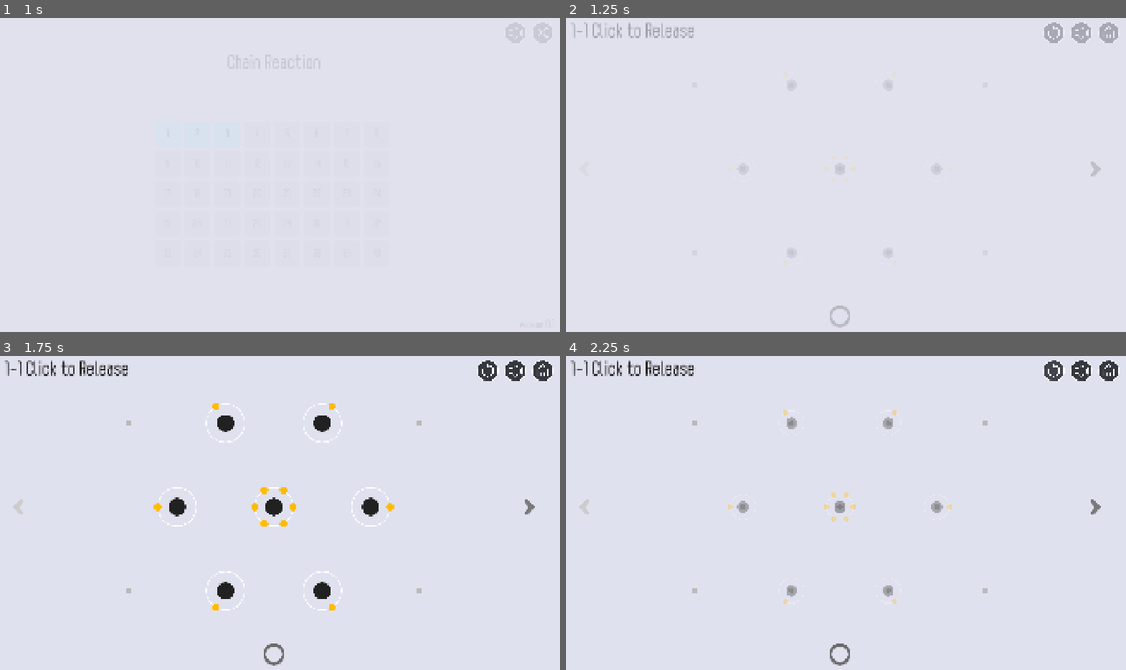
Above: before the commit, frames 1-4 (two rows, left to right).
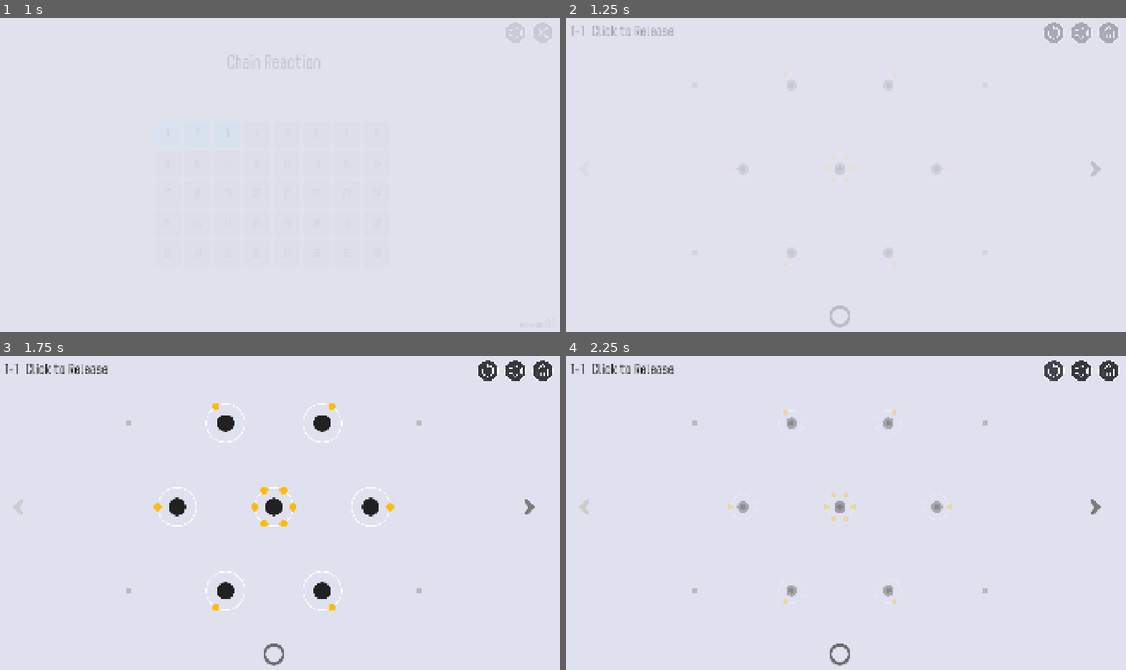
Above: after the commit, the same moments.

Repository: Ggross98/Godot-ChainReaction
Game: Godot game, scene res://scenes/main_menu.tscn
Same seed, same stepped clock (60 frames per second), same inputs: the game is played once before the commit and once after it. Sound files missing from this copy of the repository are replaced by a short silence.
Inputs (mouse positions are in pixels of both pictures, inside the frame that each line leads up to):
- Up to frame 1 (1 s): click "1" at 0.5 s
- Up to frame 2 (1.25 s): no input
- Up to frame 3 (1.75 s): click (487, 371) at 1.25 s
- Up to frame 4 (2.25 s): click (1053, 371) at 2 s

Frame 1 is identical in both runs. In frame 2, 0.4% of the frame differs, in the area x 1-23%, y 1-7%; in frame 3, 0.6%, in the area x 0-23%, y 1-7%; in frame 4, 0.6%.

Commit message:
优化关卡描述显示

Diff:
--- a/chain-reaction/scenes/game.tscn
+++ b/chain-reaction/scenes/game.tscn
@@ -39,7 +39,7 @@
 mouse_filter = 2
 theme = ExtResource("6_theme")
 
-[node name="Title" type="Label" parent="CanvasLayer/HUD" unique_id=1022264561]
+[node name="TitleRow" type="HBoxContainer" parent="CanvasLayer/HUD"]
 layout_mode = 1
 anchors_preset = 5
 anchor_left = 0.5
@@ -49,8 +49,21 @@
 offset_right = 97.0
 offset_bottom = 100.0
 grow_horizontal = 2
+mouse_filter = 2
+theme_override_constants/separation = 24
+
+[node name="LevelNumber" type="Label" parent="CanvasLayer/HUD/TitleRow" unique_id=1022264561]
+layout_mode = 2
+size_flags_horizontal = 0
 theme_override_font_sizes/font_size = 48
-text = "1-1 Click to Release"
+text = "1-1"
+vertical_alignment = 1
+
+[node name="LevelDescription" type="Label" parent="CanvasLayer/HUD/TitleRow" unique_id=1504280177]
+layout_mode = 2
+size_flags_horizontal = 3
+theme_override_font_sizes/font_size = 48
+text = "Click to Release"
 vertical_alignment = 1
 
 [node name="StateInfo" type="Label" parent="CanvasLayer/HUD" unique_id=2002662140]
@@ -225,10 +238,10 @@
 ignore_texture_size = true
 stretch_mode = 5
 
-[node name="InputShieldLayer" type="CanvasLayer" parent="."]
+[node name="InputShieldLayer" type="CanvasLayer" parent="." unique_id=1980786220]
 layer = 80
 
-[node name="InputShield" type="Control" parent="InputShieldLayer"]
+[node name="InputShield" type="Control" parent="InputShieldLayer" unique_id=546650960]
 visible = false
 layout_mode = 3
 anchors_preset = 15
@@ -236,4 +249,3 @@
 anchor_bottom = 1.0
 grow_horizontal = 2
 grow_vertical = 2
-mouse_filter = 0
--- a/chain-reaction/scripts/app/game_session.gd
+++ b/chain-reaction/scripts/app/game_session.gd
@@ -85,6 +85,25 @@
 	if current_map == null:
 		return ""
 	return current_map.name
+
+
+func hud_level_number() -> String:
+	if current_map == null:
+		return ""
+	return current_map.id
+
+
+func hud_level_description() -> String:
+	if current_map == null:
+		return ""
+	var map_name: String = current_map.name
+	var map_id: String = current_map.id
+	if map_name == map_id:
+		return ""
+	var prefix := "%s " % map_id
+	if map_name.begins_with(prefix):
+		return map_name.substr(prefix.length())
+	return map_name
 
 
 func hud_steps() -> String:
--- a/chain-reaction/scripts/game.gd
+++ b/chain-reaction/scripts/game.gd
@@ -20,7 +20,8 @@
 var _step_ball_template: Control
 
 @onready var board: Node2D = $Board
-@onready var title_label: Label = $CanvasLayer/HUD/Title
+@onready var level_number_label: Label = $CanvasLayer/HUD/TitleRow/LevelNumber
+@onready var level_description_label: Label = $CanvasLayer/HUD/TitleRow/LevelDescription
 @onready var state_label: Label = $CanvasLayer/HUD/StateInfo
 @onready var steps_parent: HBoxContainer = $CanvasLayer/HUD/LeftStepsParent
 @onready var map_id_label: Label = $CanvasLayer/HUD/DebugBar/MapId
@@ -39,7 +40,6 @@
 func _ready() -> void:
 	RenderingServer.set_default_clear_color(_ViewTransform.CLEAR_COLOR)
 	_I18n.load_locale("en")
-	_style_label(title_label)
 	_style_label(state_label)
 	_style_label(map_id_label, 28)
 	_cache_step_ball_template()
@@ -89,7 +89,9 @@
 
 
 func _refresh_hud() -> void:
-	title_label.text = session.hud_title()
+	level_number_label.text = session.hud_level_number()
+	level_description_label.text = session.hud_level_description()
+	level_description_label.visible = not level_description_label.text.is_empty()
 	state_label.text = session.hud_state()
 	_sync_step_balls()
 	var pack_name := _I18n.t("mode.custom") if session.pack_path() == _GameLaunch.CUSTOM else _I18n.t("mode.campaign")
--- a/chain-reaction/tests/run_phase_c.gd
+++ b/chain-reaction/tests/run_phase_c.gd
@@ -141,6 +141,8 @@
 	_check(session.start_pack(_GameLaunch.CAMPAIGN, "1-1"), "loads 1-1")
 	_check(session.map_id() == "1-1", "current id is 1-1")
 	_check(session.hud_title() == "1-1 Click to Release", "title from map name")
+	_check(session.hud_level_number() == "1-1", "level number is 1-1")
+	_check(session.hud_level_description() == "Click to Release", "level description after id")
 	_check(session.hud_steps() == _HudStrings.left_steps(1), "steps string")
 	var world: Vector2 = _HexGrid.cell_to_world(4, 3, 1, 1)
 	_check(session.pointer_press(world), "press on 1-1 nucleus")
